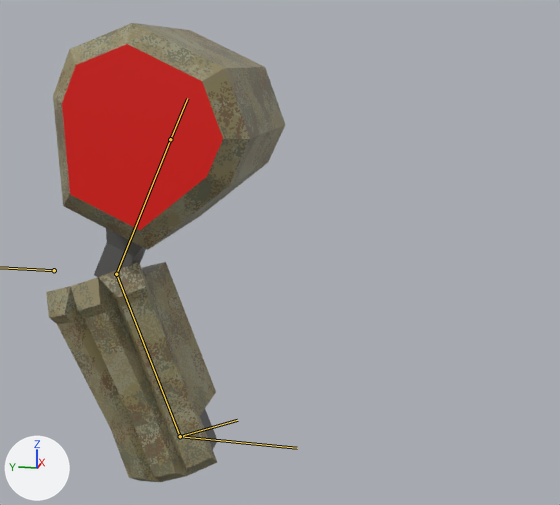
Before and after pictures for a commit that changed the Blender file resources/mechparts/armr/mech_armr00.blend.
The view is the same before and after, from a camera (50 mm lens) standing at (-1.838, -0.583, 0.169) and looking at (-0.244, -0.264, -0.23). Lighting does not change. The marker at lower left points along +X, +Y and +Z. The bones that bend it are drawn over the model as lines.

Names of what the first picture shows: 'arm'.
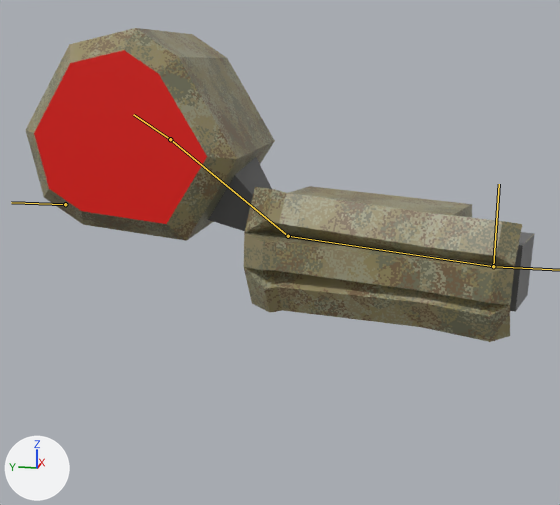
The newer file adds an action. The first version stands in its rest pose; the second is drawn at frame 30 of the action 'melee'.

Location of each change, (x1, y1, x2, y2) in pixels of the pictures (560 x 505 px):
'arm', posed (112% wider, 32% shorter)
    before: (46, 23, 285, 482)
    after: (26, 28, 534, 342)

The edits, one by one:
Bone 'arm_ik_pole' (bone_arm_ik_pole) moves from (0.0, 0.0, 0.0) to (0.083, 0.0, 0.146).
Bone 'arm_ik_target' (bone_arm_ik_target) moves from (0.0, 0.0, 0.0) to (0.2, 0.7, 0.521).
